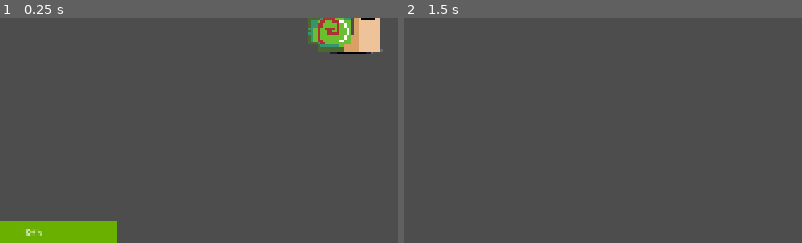
Above: before the commit, frames 1-2 (left to right).
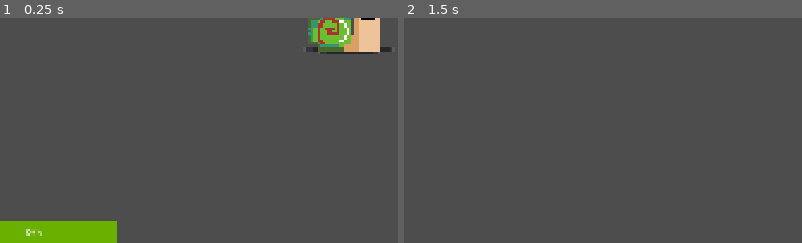
Above: after the commit, the same moments.

Repository: mark4pro/rogue-like
Game: Godot game, scene res://Scenes/shit.tscn
The game is run twice, just before and just after one commit, with the same random seed, the same clock (stepped at 60 frames per second) and the same inputs. This scene is started directly instead of the project's main scene.
Inputs (mouse positions are % of the whole screen's width and height, from its top left):
- Up to frame 1 (0.25 s): no input
- Up to frame 2 (1.5 s): tap Enter at 0.5 s; move the mouse to (72, 45) at 0.52 s; hold D (right) 0.53-1.28 s; tap F6 (free_cam) at 0.6 s; click (72, 45) at 0.67 s; tap Space at 1.25 s; move the mouse to (30, 55) at 1.27 s; hold S (down) from 1.28 s (still down); tap Ctrl (roll) at 1.35 s
The pictures show only the part of the screen within x 6-56%, y 50-100%; the shares and areas given below are measured in that part.

The runs differ from the first frame. In frame 1, 0.2% of the frame differs, in the area x 78-98%, y 12-16%; in frame 2, nothing differs.

Commit message:
fixy shadow

Diff:
--- a/Assets/prefabs/player.tscn
+++ b/Assets/prefabs/player.tscn
@@ -148,10 +148,11 @@
 theme_override_styles/fill = SubResource("StyleBoxFlat_mbpd7")
 value = 100.0
 
-[node name="Sprite2D2" type="Sprite2D" parent="." unique_id=118503801]
+[node name="Shadow" type="Sprite2D" parent="." unique_id=118503801]
+modulate = Color(1, 1, 1, 0.5058824)
 show_behind_parent = true
-position = Vector2(1, 11)
-scale = Vector2(0.64062506, 0.054687507)
+position = Vector2(0, 10.895)
+scale = Vector2(0.961, 0.095)
 texture = ExtResource("4_gmoaq")
 
 [connection signal="timeout" from="roll_cooldown" to="." method="_on_roll_cooldown_timeout"]
Binary file changed: Assets/imgs/shadow.png
